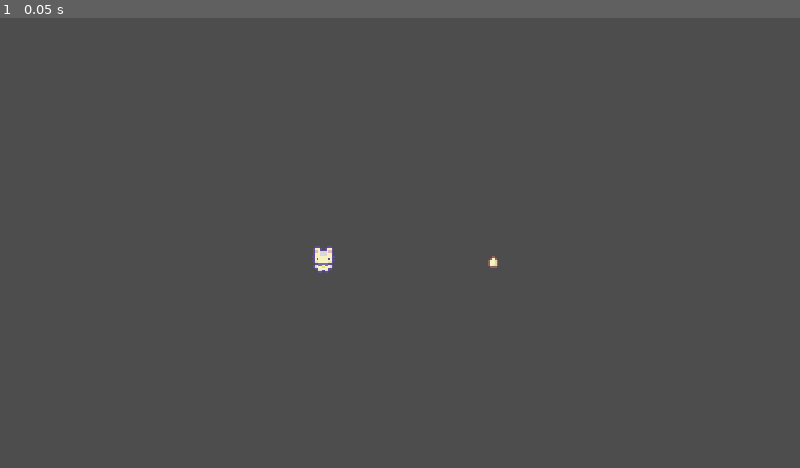
Above: before the commit, frame 1.
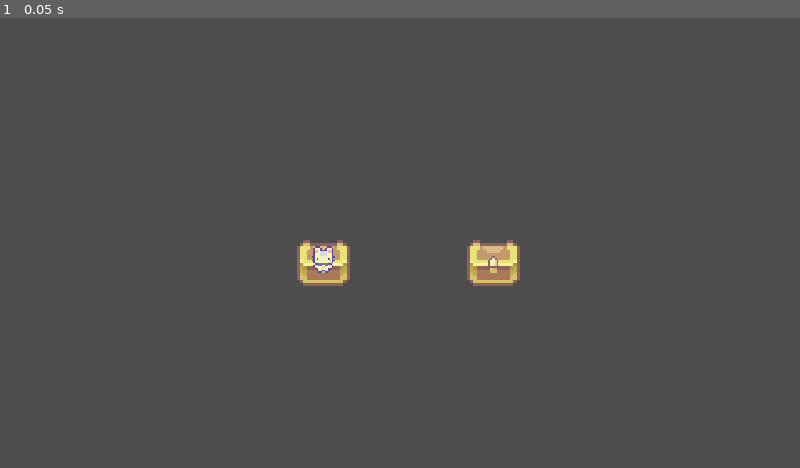
Above: after the commit, the same moment.

Repository: MajorZiploc/sticker_book_moments
Game: Godot game, scene res://lvls/battle_scene.tscn
Two runs of this game, one before a commit and one after it. Both use one fixed random seed, a clock stepped at 60 frames per second and the inputs below. This scene is started directly instead of the project's main scene.
Inputs:
- Up to frame 1 (0.05 s): no input

The runs differ from the first frame. In frame 1, 1.1% of the frame differs, in the area x 37-65%, y 49-60%.

Commit message:
+bg_basic

Diff:
--- a/lvls/battle_char.tscn
+++ b/lvls/battle_char.tscn
@@ -1,7 +1,8 @@
-[gd_scene load_steps=4 format=3 uid="uid://c2hixb1emgvvq"]
+[gd_scene load_steps=5 format=3 uid="uid://c2hixb1emgvvq"]
 
 [ext_resource type="Script" path="res://lvls/battle_char.gd" id="1_s7or0"]
 [ext_resource type="Texture2D" uid="uid://bdpxfaeqh6aif" path="res://art/Sprout Lands - Sprites - Basic pack/Characters/Egg_And_Nest.png" id="2_2einw"]
+[ext_resource type="Texture2D" uid="uid://cn6fgiwxyjgdl" path="res://art/Sprout Lands - Sprites - Basic pack/Objects/Chest.png" id="3_0qsx5"]
 
 [sub_resource type="RectangleShape2D" id="RectangleShape2D_46h54"]
 
@@ -9,8 +10,16 @@
 script = ExtResource("1_s7or0")
 
 [node name="Sprite2D" type="Sprite2D" parent="."]
+z_index = 1
 texture = ExtResource("2_2einw")
 hframes = 4
 
+[node name="bg_basic" type="Sprite2D" parent="Sprite2D"]
+show_behind_parent = true
+scale = Vector2(2, 2)
+texture = ExtResource("3_0qsx5")
+hframes = 5
+vframes = 2
+
 [node name="CollisionShape2D" type="CollisionShape2D" parent="."]
 shape = SubResource("RectangleShape2D_46h54")
